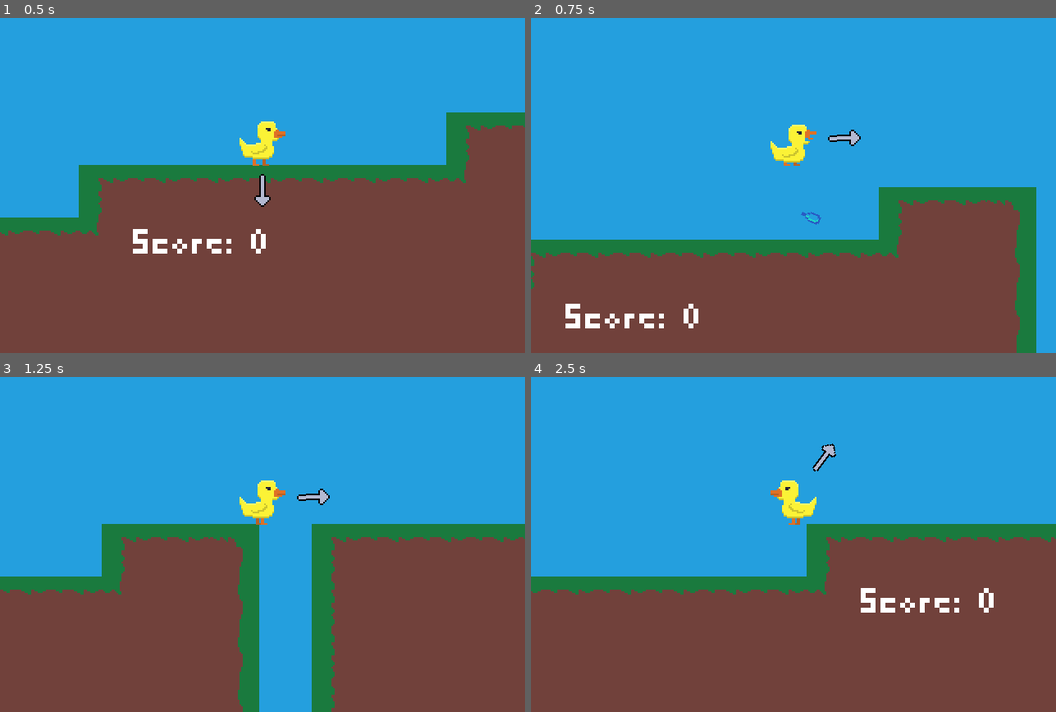
Above: before the commit, frames 1-4 (two rows, left to right).
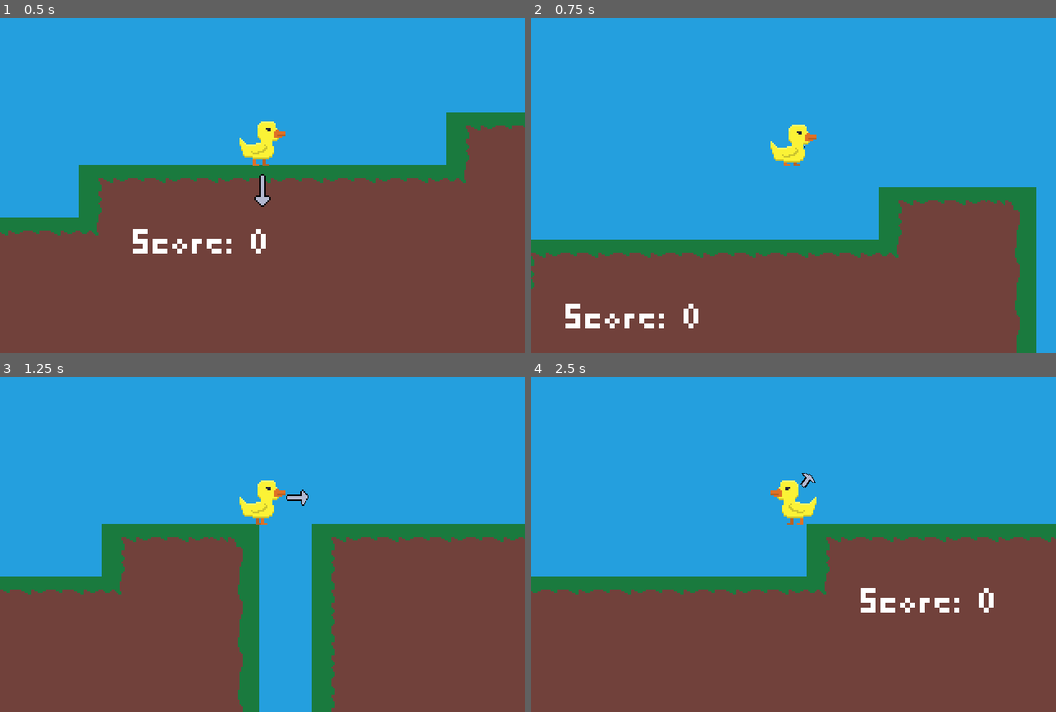
Above: after the commit, the same moments.

Repository: slabrant/GWJ72
Game: Godot game, scene res://scenes/level.tscn
The game is run twice, just before and just after one commit, with the same random seed, the same clock (stepped at 60 frames per second) and the same inputs.
Inputs (mouse positions are in pixels of both pictures, inside the frame that each line leads up to):
- Up to frame 1 (0.5 s): no input
- Up to frame 2 (0.75 s): tap Enter (ui_accept) at 0.5 s; move the mouse to (909, 135) at 0.52 s; press the mouse at (909, 135) at 0.53 s; hold D (move_right) from 0.53 s (still down)
- Up to frame 3 (1.25 s): keep holding D (move_right); tap Enter (ui_accept) at 0.77 s
- Up to frame 4 (2.5 s): move the mouse to (688, 534) at 1.27 s; release the mouse at (688, 534) at 1.28 s; click (688, 534) at 1.35 s; tap Enter (ui_accept) at 1.52 s; move the mouse to (846, 427) at 2.02 s; release D (move_right) at 2.03 s; press the mouse at (846, 427) at 2.03 s; hold A (move_left) from 2.03 s (still down)

Frame 1 is identical in both runs. In frame 2, 0.3% of the frame differs, in the area x 51-63%, y 33-62%; in frame 3, 0.2%; in frame 4, 0.3%, in the area x 48-59%, y 19-45%.

Commit message:
gitplugin and spit scales with holding mouse.

Diff:
--- a/scenes/player.tscn
+++ b/scenes/player.tscn
@@ -637,4 +637,5 @@
 [node name="Quack1" type="AudioStreamPlayer2D" parent="."]
 stream = ExtResource("3_mdqka")
 
+[connection signal="input_event" from="." to="." method="_on_input_event"]
 [connection signal="ready" from="." to="." method="_on_ready"]
--- a/scripts/player.gd
+++ b/scripts/player.gd
@@ -9,6 +9,7 @@
 @onready var pointer_sprite = $PointerSprite
 @onready var quack1 = $Quack1
 @onready var is_spitting = false
+@onready var spit_power_time = 0.0
 var spit_scene = preload("res://scenes/spit.tscn")
 
 
@@ -25,8 +26,12 @@
 		velocity.y = JUMP_VELOCITY
 
 	var direction = Input.get_axis("move_left", "move_right")
-	if Input.is_action_just_pressed("shoot"):
+	if Input.is_action_just_released("shoot"):
 		spit($".")
+	if Input.is_action_pressed("shoot"):
+		pointer_sprite.scale.x = spit_power_time
+		if spit_power_time < 1.0:
+			spit_power_time += delta
 
 	if direction:
 		body_sprite.flip_h = direction == -1
@@ -80,13 +85,14 @@
 	var new_spit = spit_scene.instantiate()
 	new_spit.position.x = player.position.x
 	new_spit.position.y = player.position.y
-	new_spit.velocity = get_local_mouse_position().normalized() * new_spit.SPEED
+	new_spit.velocity = get_local_mouse_position().normalized() * (new_spit.SPEED + spit_power_time * 500)
 	body_sprite.play("spit")
 	mouth_sprite.play("spit")
 	mouth_sprite.connect("animation_finished", spit_end)
 	is_spitting = true
 	quack1.play()
 	player.add_sibling(new_spit)
+	spit_power_time = 0.0
 
 
 func spit_end():
@@ -95,3 +101,10 @@
 	mouth_sprite.frame = 0
 	is_spitting = false
 	mouth_sprite.disconnect("animation_finished", spit_end)
+
+
+#func _on_input_event(viewport: Node, event: InputEvent, shape_idx: int) -> void:
+	#if event.is_action("shoot") and !event.changed:
+		#spit_power_time += 0.1
+		#
+	#pass # Replace with function body.
--- a/scripts/spit.gd
+++ b/scripts/spit.gd
@@ -1,6 +1,6 @@
 extends CharacterBody2D
 
-@export var SPEED = 400.0
+@export var SPEED = 250.0
 var gravity = ProjectSettings.get_setting("physics/2d/default_gravity")
 @onready var sprite = $AnimatedSprite2D
 @onready var collision_shape = $CollisionShape2D
Not shown, added: addons/godot-git-plugin/plugin.cfg
Not shown: 1 places in scenes/dude.tscn that only renumber resources
Not shown, added: addons/godot-git-plugin/LICENSE
Not shown, added: addons/godot-git-plugin/THIRDPARTY.md
Not shown, added: addons/godot-git-plugin/git_plugin.gdextension
Not shown, changed: addons/godot-git-plugin/linux/libgit_plugin.linux.editor.x86_64.so
Not shown, changed: addons/godot-git-plugin/macos/libgit_plugin.macos.editor.universal.dylib
Not shown, added: addons/godot-git-plugin/win64/libgit_plugin.windows.editor.x86_64.dll
Not shown, added: addons/godot-git-plugin/win64/libgit_plugin.windows.editor.x86_64.exp
Not shown, added: addons/godot-git-plugin/win64/libgit_plugin.windows.editor.x86_64.lib
Not shown, added: addons/godot-git-plugin/win64/~libgit_plugin.windows.editor.x86_64.dll
